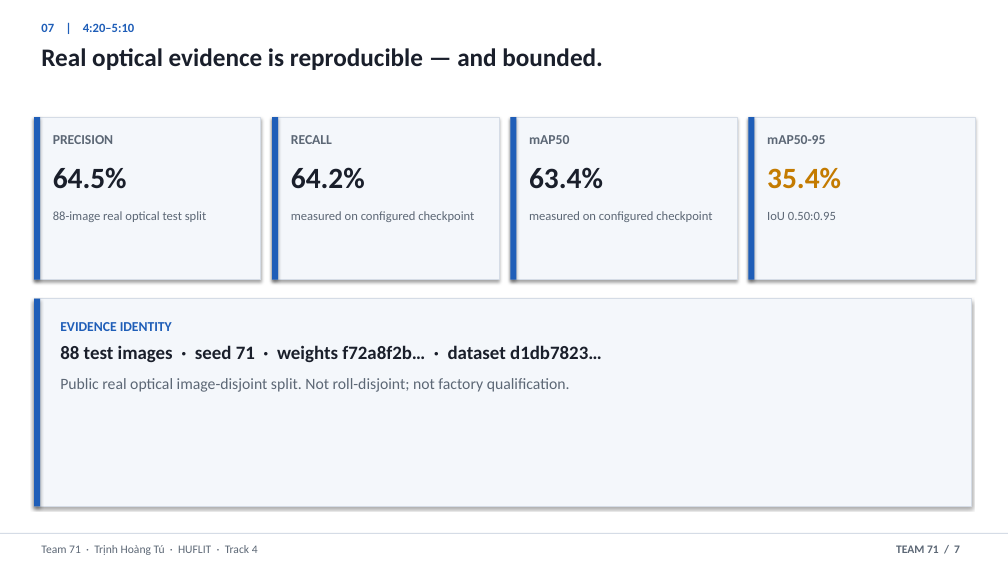
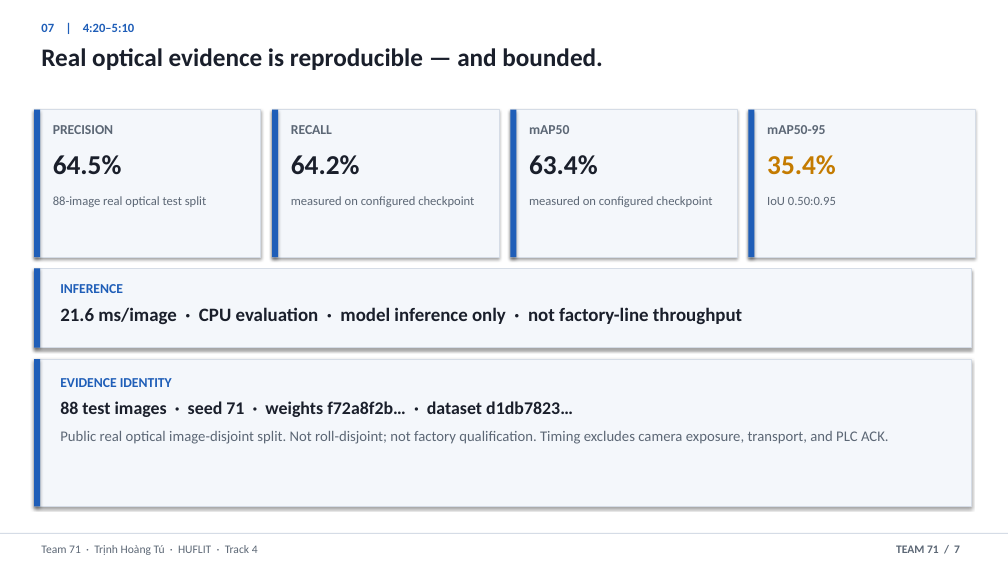
Before and after one commit to thtcsec/securecoating-vision, a slide deck: slide 7 of SecureCoating-Vision_Final_Defense_6min.pptx. Drawn at 1008x567 pixels with LibreOffice and Linux fonts; fonts in the diff are those of the drawing. Boxes give left, top, right and bottom in pixels: in the first picture for what was removed or moved away, otherwise in the second. Text is boxed around its words. In the diff, an @@ line names an element or a change of style, - is before the commit and + after.

```diff
--- a/SecureCoating-Vision_Final_Defense_6min.pptx
+++ b/SecureCoating-Vision_Final_Defense_6min.pptx
@@ rectangle: place and size @@
-rectangle at <box>34,117,261,280</box>
+rectangle at <box>34,110,261,257</box>
@@ rectangle: place and size @@
-rectangle at <box>34,117,40,280</box>
+rectangle at <box>34,110,40,257</box>
@@ rectangle: place and size @@
-rectangle at <box>272,117,499,280</box>
+rectangle at <box>272,110,499,257</box>
@@ rectangle: place and size @@
-rectangle at <box>272,117,278,280</box>
+rectangle at <box>272,110,278,257</box>
@@ rectangle: place and size @@
-rectangle at <box>510,117,737,280</box>
+rectangle at <box>510,110,737,257</box>
@@ rectangle: place and size @@
-rectangle at <box>510,117,516,280</box>
+rectangle at <box>510,110,516,257</box>
@@ rectangle: place and size @@
-rectangle at <box>749,117,975,280</box>
+rectangle at <box>749,110,975,257</box>
@@ rectangle: place and size @@
-rectangle at <box>749,117,755,280</box>
+rectangle at <box>749,110,755,257</box>
@@ 4 texts: place and size @@
-4 texts at <box>53,135,825,144</box>
+4 texts at <box>53,125,825,134</box>
@@ text "64.5%": place and size @@
-text "64.5%" at <box>53,167,127,189</box>
+text "64.5%" at <box>53,155,122,175</box>
@@ text "64.2%": place and size @@
-text "64.2%" at <box>291,167,365,189</box>
+text "64.2%" at <box>291,155,360,175</box>
@@ size 28 to 26 pt in 4 elements at <box>53,155,122,175</box>, <box>291,155,360,175</box>, <box>767,155,836,175</box>, <box>529,155,598,175</box> @@
@@ text "63.4%": place and size @@
-text "63.4%" at <box>529,167,603,189</box>
+text "63.4%" at <box>529,155,598,175</box>
@@ text "35.4%": place and size @@
-text "35.4%" at <box>767,167,841,189</box>
+text "35.4%" at <box>767,155,836,175</box>
@@ 4 texts: place and size @@
-4 texts at <box>53,211,836,222</box>
+4 texts at <box>53,196,836,207</box>
@@ rectangle added at <box>34,268,972,348</box>, fill #F4F7FB, outline #D5DCE6 0.5 pt @@
@@ rectangle added at <box>34,268,40,348</box>, fill #1F5EB8 @@
@@ text added at <box>60,284,742,324</box>, 18 pt, text #1A1F2B, bold @@
+INFERENCE
+21.6 ms/image · CPU evaluation · model inference only · not factory-line throughput
@@ rectangle: place and size @@
-rectangle at <box>34,299,972,507</box>
+rectangle at <box>34,359,972,507</box>
@@ rectangle: place and size @@
-rectangle at <box>34,299,40,507</box>
+rectangle at <box>34,359,40,507</box>
@@ text "EVIDENCE IDENTITY": place and size @@
-text "EVIDENCE IDENTITY" at <box>60,322,602,392</box>
+text "EVIDENCE IDENTITY" at <box>60,378,889,444</box>
@@ text at <box>60,401,573,417</box>: size 18 to 17 pt in "88 test images · seed 71 · ..."; less space between paragraphs @@
@@ text at <box>60,431,889,444</box>: text changed; size 15 to 14 pt @@
-Public real optical image-disjoint split. Not roll-disjoint; not factory qualification.
+Public real optical image-disjoint split. Not roll-disjoint; not factory qualification. Timing excludes camera exposure, transport, and PLC ACK.
```
Also in this commit, not shown: 10 other files.
